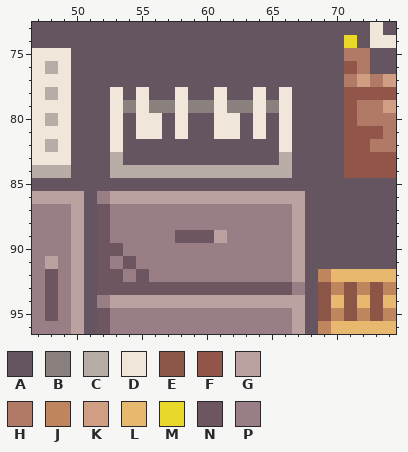
A pixel-art file gets an edit: Assets/Yaya/Artwork/Environment/Furniture.ase. Above is the file before it was changed.
256x256 pixels, 1 frame. Colours within 5 levels of each other are drawn and written as one. Shown: x 47..74, y 73..96.
Visible layers, top first: "Furniture", "Background".
Palette (. is transparent): A #655561  B #8a817f  C #b8aca7  D #f0e6da  E #8c5646  F #925549  G #bba2a1  H #b17a66  J #bf855c  K #d09e83  L #e8b86f  M #e8d82a  N #6e5661  P #9a7e86
Pixels before, first column x 47:
73 AAAAAAAAAAAAAAAAAAAAAAAAAADA
74 AAAAAAAAAAAAAAAAAAAAAAAAMADD
75 DDDAAAAAAAAAAAAAAAAAAAAAHHAA
76 DCDAAAAAAAAAAAAAAAAAAAAAFHAA
77 DDDAAAAAAAAAAAAAAAAAAAAAHKHK
78 DCDAAADADAADAADAADADAAAAFFFF
79 DDDAAADBDBBDBBDBBDBDAAAAFHHK
80 DCDAAADADDADAADDADADAAAAFHHH
81 DDDAAADADDADAADDADADAAAAFFFH
82 DCDAAADAAAAAAAAAAAADAAAAFFHH
83 DDDAAACAAAAAAAAAAAACAAAAFFFF
84 CCCAAACCCCCCCCCCCCCCAAAAFFFF
85 AAAAAAAAAAAAAAAAAAAAAAAAAAAA
86 GGGGAPGGGGGGGGGGGGGGGAAAAAAA
87 PPPGANPPPPPPPPPPPPPPGAAAAAAA
88 PPPGANPPPPPPPPPPPPPPGAAAAAAA
89 PPPGANPPPPPNNNGPPPPPGAAAAAAA
90 PPPGANNPPPPPPPPPPPPPGAAAAAAA
91 PGPGANPNPPPPPPPPPPPPGAAAAAAA
92 PNPGANNPNPPPPPPPPPPPGAJLLLLL
93 PNPGANNNNNNNNNNNNNNNPAEJEJEJ
94 PNPGAPGGGGGGGGGGGGGGGAELELEL
95 PNPGANPPPPPPPPPPPPPPGAEJEJEJ
96 PPPGANPPPPPPPPPPPPPPGAJLLLLL
After:
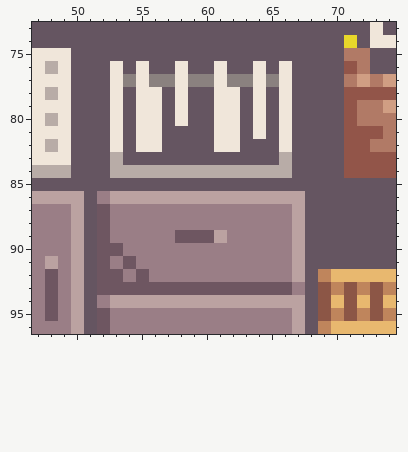
What changed:
Layer "Furniture":
The edit turns colour B into colour A in row 79 at x 54, 57, 59 to 60, 63 and 65.
The edit turns colour D into colour A in row 81 at x 58.
The edit turns colour A into colour B in row 77 at x 54, 56 to 57, 59 to 60, 62 to 63 and 65.
The edit turns colour A into colour D in rows 76 to 77 at x 53, 55, 58, 61, 64 and 66; in row 78 at x 56 and 62; in row 82 at x 55 to 56 and 61 to 62.
The edit turns colour B into colour D in row 79 at x 56 and 62.
Where, in picture pixels (left, top, right, bottom), the same in both pictures:
changed: (110, 61, 292, 152)
